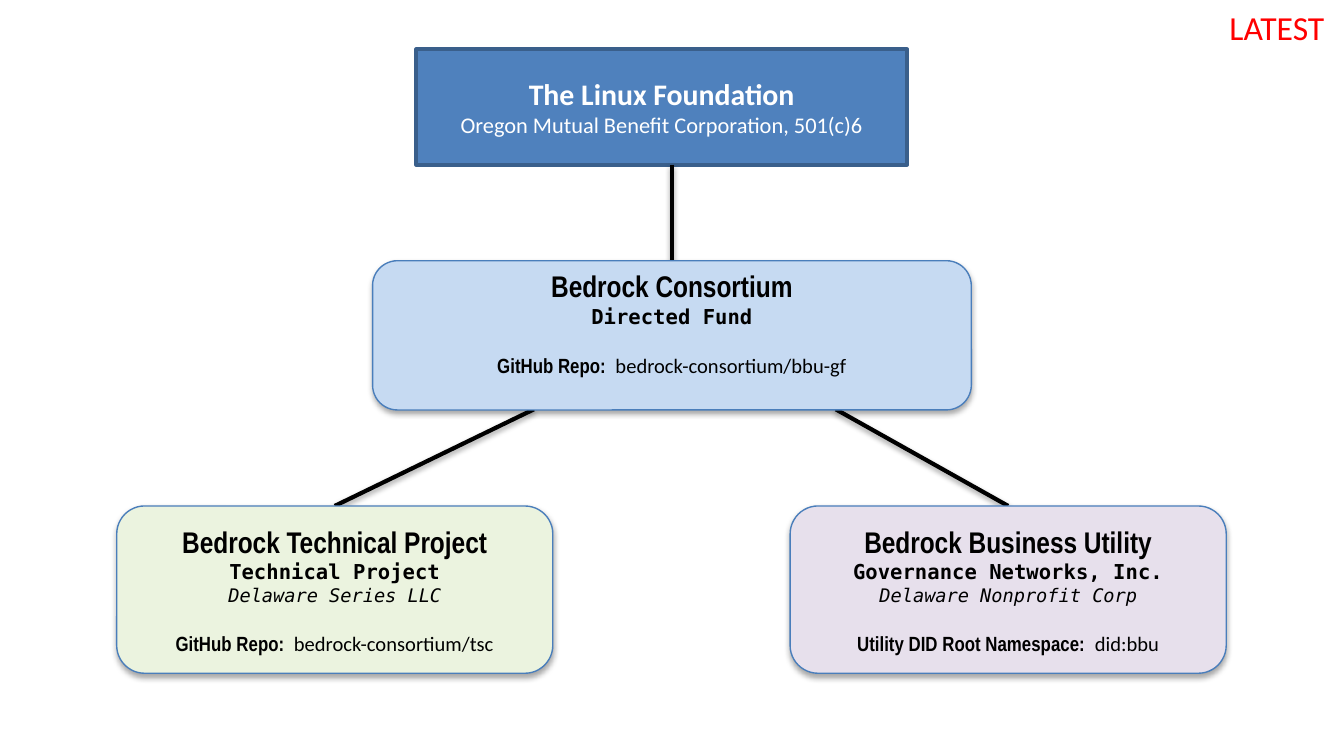
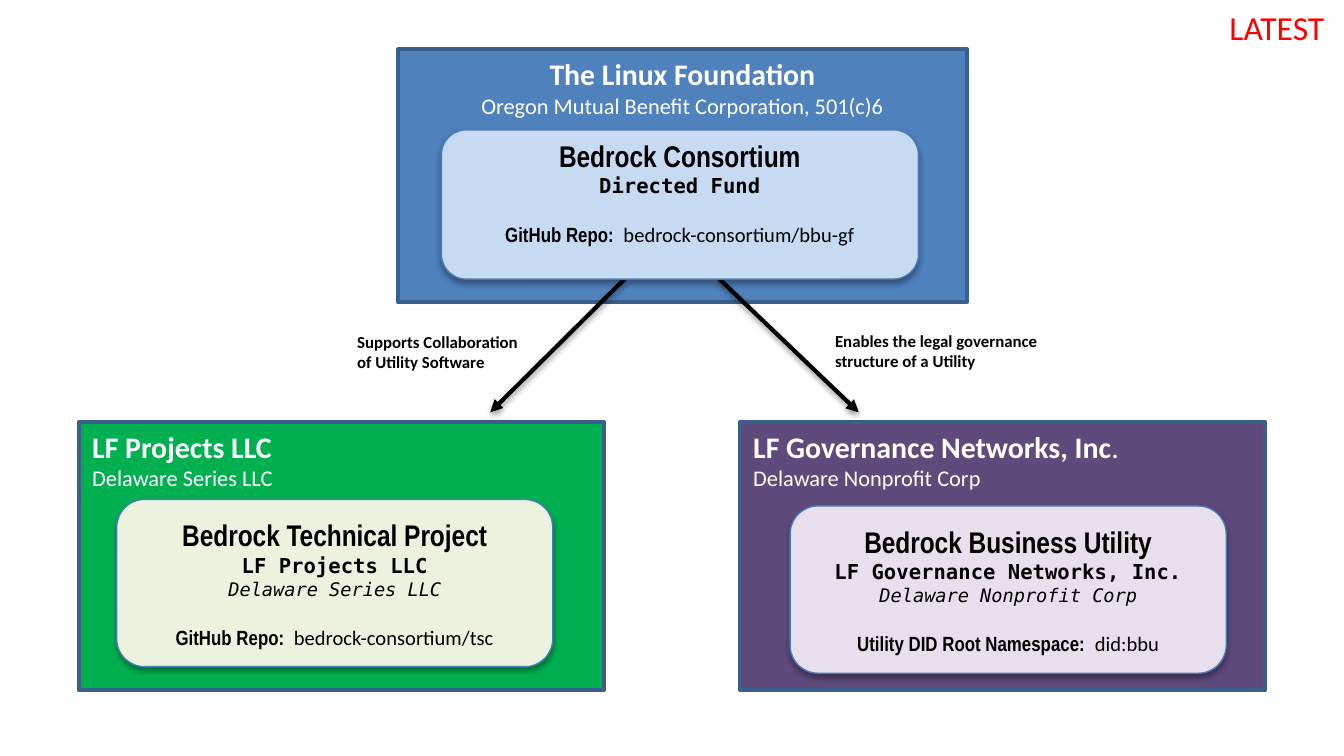
Before and after one commit to scooter99boston/bbu-gf, a slide deck: slide 2 of _images/bbu_diagrams.pptx. Drawn at 1344x756 pixels with LibreOffice and Linux fonts; fonts in the diff are those of the drawing. Boxes give left, top, right and bottom in pixels: in the first picture for what was removed or moved away, otherwise in the second. Text is boxed around its words. In the diff, an @@ line names an element or a change of style, - is before the commit and + after.

Commit message:
Updated legal vernacular.

```diff
--- a/_images/bbu_diagrams.pptx
+++ b/_images/bbu_diagrams.pptx
@@ rectangle "The Linux Foundation": place and size @@
-rectangle "The Linux Foundation" at (417,50,907,165)
+rectangle "The Linux Foundation" at (398,50,968,302)
@@ rectangle "The Linux Foundation" at (398,50,968,302): vertical alignment middle to top @@
@@ rounded rectangle "Bedrock Consortium": place and size @@
-rounded rectangle "Bedrock Consortium" at (372,261,972,410)
+rounded rectangle "Bedrock Consortium" at (441,130,918,280)
@@ line removed from (672, 165) to (672, 261) @@
@@ line moved from (534, 410) - (335, 505) to (625, 280) - (491, 413) @@
@@ line (625, 280) - (491, 413): line to arrow @@
@@ line moved from (836, 410) - (1008, 505) to (719, 280) - (859, 413) @@
@@ line (719, 280) - (859, 413): line to arrow @@
@@ text added at (357,336,517,371), 9 pt, text #000000, bold @@
+Supports Collaboration
+of Utility Software
@@ text added at (835,335,1037,370), 9 pt, text #000000, bold @@
+Enables the legal governance structure of a Utility
@@ rectangle added at (79,422,605,691), fill #00B050, outline #3A5F8C 2 pt, 12 pt, text #FFFFFF @@
+LF Projects LLC
+Delaware Series LLC
@@ rectangle added at (741,422,1266,691), fill #5E4A7B, outline #3A5F8C 2 pt, 16 pt, text #FFFFFF, bold @@
+LF Governance Networks, Inc.
+Delaware Nonprofit Corp
@@ rounded rectangle "Bedrock Technical Project": place and size @@
-rounded rectangle "Bedrock Technical Project" at (117,505,552,672)
+rounded rectangle "Bedrock Technical Project" at (117,500,552,667)
@@ text in rounded rectangle at (242,556,427,578): text changed @@
-Technical Project
+LF Projects LLC
@@ text in rounded rectangle at (834,563,1181,582): text changed @@
-Governance Networks, Inc.
+LF Governance Networks, Inc.
```
Also in this commit, not shown: 1 other slide changed, 9 other files.
